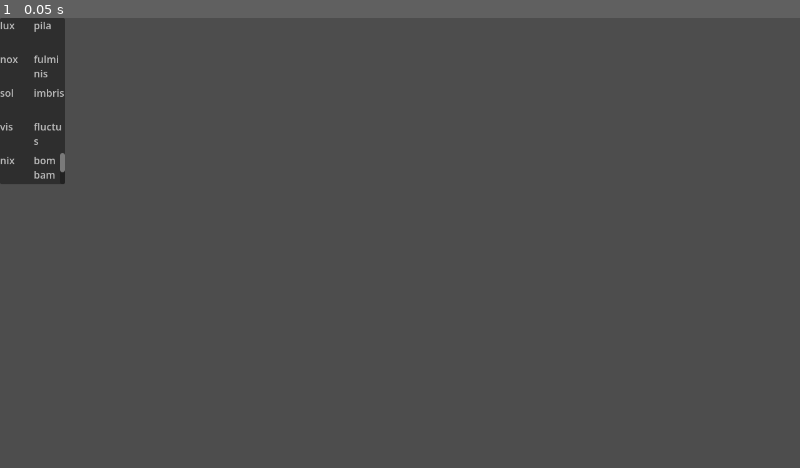
Above: before the commit, frame 1.
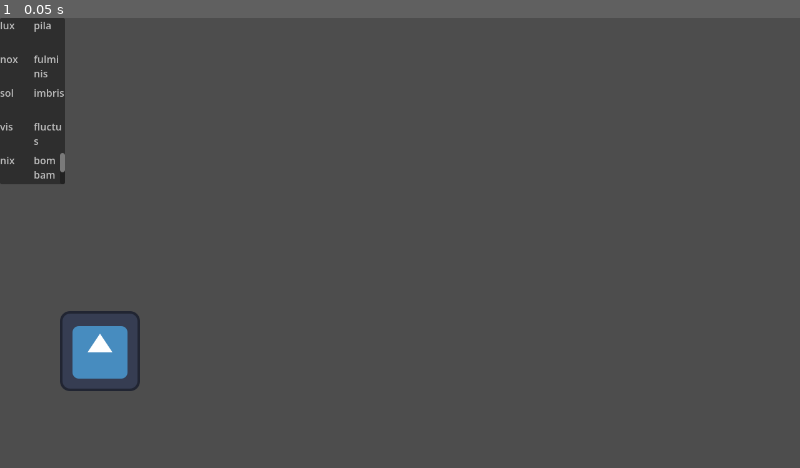
Above: after the commit, the same moment.

Repository: Jelleas/brackeys_2026
Game: Godot game, scene res://main.tscn
Two runs of this game, one before a commit and one after it. Both use one fixed random seed, a clock stepped at 60 frames per second and the inputs below. The engine's default icon, where the game draws it, is replaced by a stand-in: a white triangle on a blue panel in a dark square.
Inputs:
- Up to frame 1 (0.05 s): no input

The runs differ from the first frame. In frame 1, 1.1% of the frame differs, in the area x 7-18%, y 65-83%.

Commit message:
add spell shooting to wizard

Diff:
--- a/main.tscn
+++ b/main.tscn
@@ -1,7 +1,8 @@
 [gd_scene format=3 uid="uid://cuqw5d7fxf0i3"]
 
 [ext_resource type="Script" uid="uid://ce6ewewdgiggs" path="res://input_manager.gd" id="1_ig7tw"]
-[ext_resource type="PackedScene" uid="uid://dvqu60slai8wa" path="res://spell_ui.tscn" id="2_0xm2m"]
+[ext_resource type="PackedScene" uid="uid://cntit6eogsbl" path="res://spell_ui.tscn" id="2_0xm2m"]
+[ext_resource type="PackedScene" uid="uid://7ungke45eqmy" path="res://wizard/wizard.tscn" id="3_h2yge"]
 
 [node name="Node2D" type="Node2D" unique_id=2083027082]
 
@@ -9,3 +10,6 @@
 script = ExtResource("1_ig7tw")
 
 [node name="SpellUI" parent="." unique_id=1753910030 instance=ExtResource("2_0xm2m")]
+
+[node name="Wizard" parent="." unique_id=916335594 instance=ExtResource("3_h2yge")]
+position = Vector2(160, 533)
--- a/signal_bus.gd
+++ b/signal_bus.gd
@@ -3,4 +3,4 @@
 class_name SignalBus
 
 signal key_typed(typed: String)
-signal spell_matched(spell: String)
+signal spell_matched(spell_prefix: String, spell_suffix: String)
--- a/spell_ui.gd
+++ b/spell_ui.gd
@@ -57,7 +57,7 @@
 				any_pending = true
 			elif result_state == SpellPart.MatchState.Succeeded:
 				any_succeeded = true
-				Bus.spell_matched.emit(active_prefix + " " + postfix_part._word_to_match)
+				Bus.spell_matched.emit(active_prefix, postfix_part._word_to_match)
 
 		if active_prefix and (any_succeeded or not any_pending):
 			_full_reset()
--- a/spells/ball/ball.gd
+++ b/spells/ball/ball.gd
@@ -1,6 +1,7 @@
 extends Area2D
 
 @export var speed := 200.0
+@export var ttl := 10.0
 var direction := Vector2.RIGHT
 var target: Area2D
 var damage: int
@@ -12,6 +13,9 @@
 	collision_layer = 2
 	collision_mask = 1
 	add_to_group("projectile")
+	await get_tree().create_timer(ttl).timeout
+	destroy()
+
 
 func _physics_process(delta):
 	position += direction * speed * delta
--- a/wizard/wizard.gd
+++ b/wizard/wizard.gd
@@ -3,16 +3,15 @@
 var ball_scene = preload("res://spells/ball/ball.tscn")
 var bolt_scene = preload("res://spells/bolt/bolt.tscn")
 
-var timer: float = 0.0
-func _process(delta: float) -> void:
-	timer += delta
-	if timer >= 1.0:
-		timer = 0.0
-		#cast_spell(50.0, Color("#AAEEFF"), Color("#3388FF"), Color("#1122AA"))
-		#cast_spell(50.0, Color("#FFFFAA"), Color("#FF6600"), Color("#CC2200"))
-		cast_bolt(Color("#FFFFFF"), Color(0.3, 0.5, 1.0, 0.4))
+#cast_spell(50.0, Color("#AAEEFF"), Color("#3388FF"), Color("#1122AA"))
+#cast_spell(50.0, Color("#FFFFAA"), Color("#FF6600"), Color("#CC2200"))
+#cast_bolt(Color("#FFFFFF"), Color(0.3, 0.5, 1.0, 0.4))
 
-func cast_spell(spell_range: float, center_color: Color, mid_color: Color, edge_color: Color):
+func _ready():
+	Bus.spell_matched.connect(_on_spell_matched)
+
+func cast_ball(center_color: Color, mid_color: Color, edge_color: Color):
+	var spell_range = 50.0
 	var ball = ball_scene.instantiate()
 	ball.global_position = global_position
 	get_tree().current_scene.add_child(ball)
@@ -26,3 +25,15 @@
 	get_tree().current_scene.add_child(bolt)
 	bolt.max_range = 800.0
 	bolt.set_colors(core_color, glow_color)
+
+func _on_spell_matched(spell_prefix: String, spell_suffix):
+	var color1
+	var color2
+	var color3
+	if spell_prefix == "lux":
+		color1 = Color("#FFFFAA")
+		color2 = Color("#FF6600")
+		color3 = Color("#CC2200")
+
+	if spell_suffix == "pila":
+		cast_ball(color1, color2, color3)
Not shown: 1 places in spell_ui.tscn that only renumber resources
